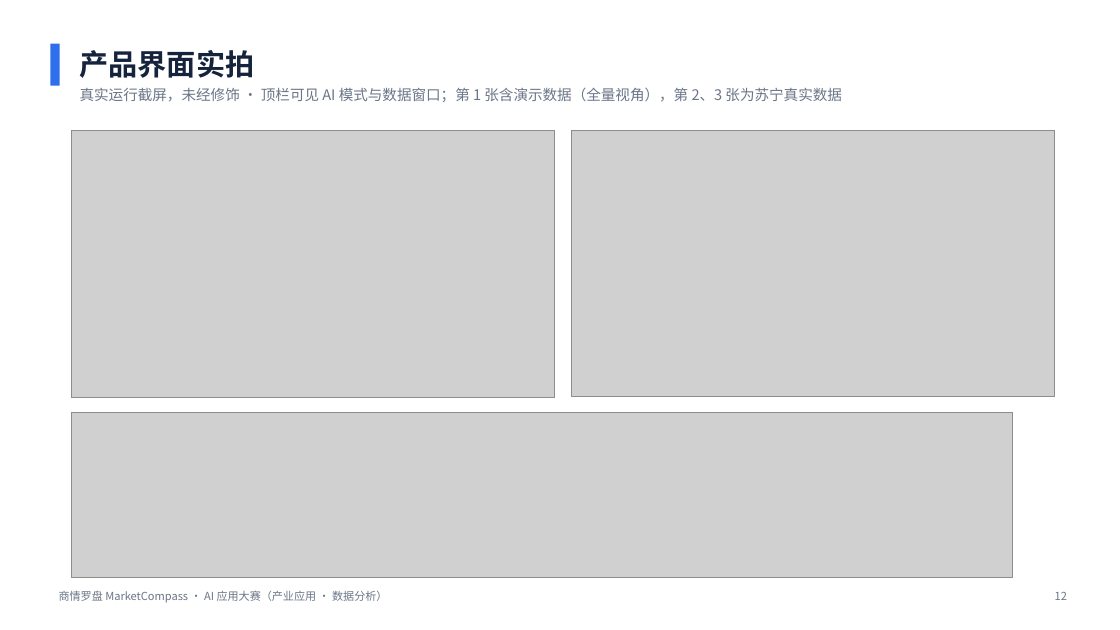
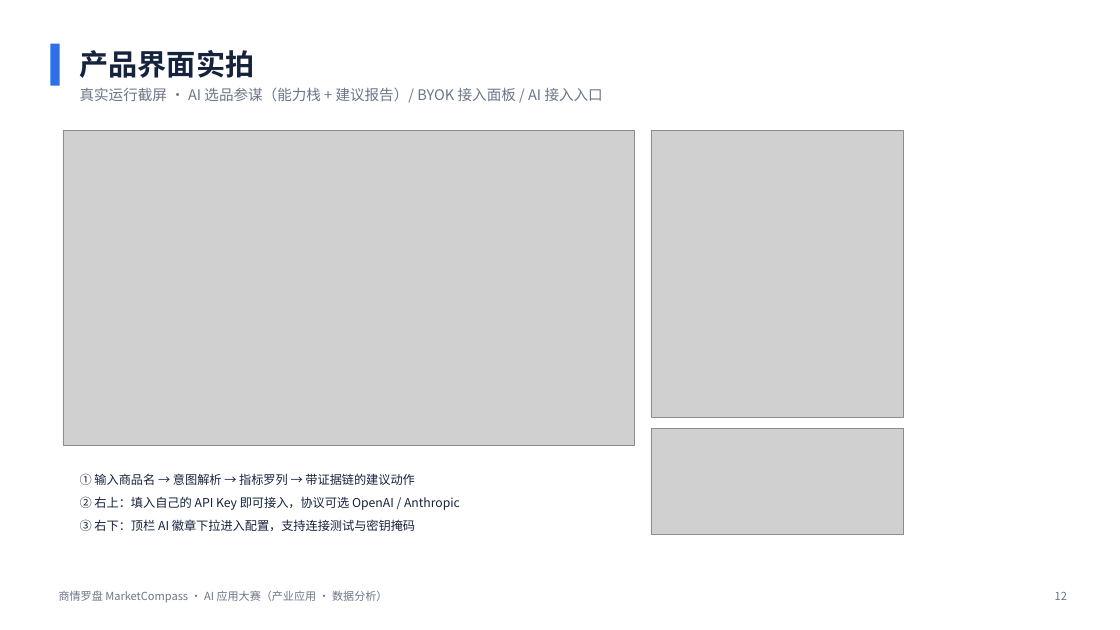
Before and after one commit to Wabix-void/market-compass, a slide deck: slide 12 of docs/参赛材料/02-演示PPT.pptx. Drawn at 1120x630 pixels with LibreOffice and Linux fonts; fonts in the diff are those of the drawing; grey boxes stand for pictures. Boxes give left, top, right and bottom in pixels: in the first picture for what was removed or moved away, otherwise in the second. Text is boxed around its words. In the diff, an @@ line names an element or a change of style, - is before the commit and + after.

Commit message:
docs(ppt): 写入新版第 12 页（AI 参谋 / BYOK 面板 / 接入入口）
- 三张新截图就位：ai-advisor / ai-byok / ai-menu
- 14 页，版式自检 0 问题，第 12 页 3 张图
- 正式文件 577 KB（新图更紧凑，原 826 KB）

```diff
--- a/docs/参赛材料/02-演示PPT.pptx
+++ b/docs/参赛材料/02-演示PPT.pptx
@@ text at <box>80,88,603,103</box>: text changed @@
-真实运行截屏，未经修饰 · 顶栏可见 AI 模式与数据窗口；第 1 张含演示数据（全量视角），第 2、3 张为苏宁真实数据
+真实运行截屏 · AI 选品参谋（能力栈 + 建议报告）/ BYOK 接入面板 / AI 接入入口
@@ picture: place and size @@
-picture at <box>71,130,555,398</box>
+picture at <box>63,130,634,445</box>
@@ picture: place and size @@
-picture at <box>571,130,1054,397</box>
+picture at <box>651,130,903,418</box>
@@ picture removed at <box>71,413,1012,578</box> @@
@@ picture added at <box>651,429,903,534</box> @@
@@ text added at <box>80,473,460,531</box>, 10.5 pt, text #16233D @@
+① 输入商品名 → 意图解析 → 指标罗列 → 带证据链的建议动作
+② 右上：填入自己的 API Key 即可接入，协议可选 OpenAI / Anthropic
+③ 右下：顶栏 AI 徽章下拉进入配置，支持连接测试与密钥掩码
```
Also in this commit, not shown: 2 other files.
